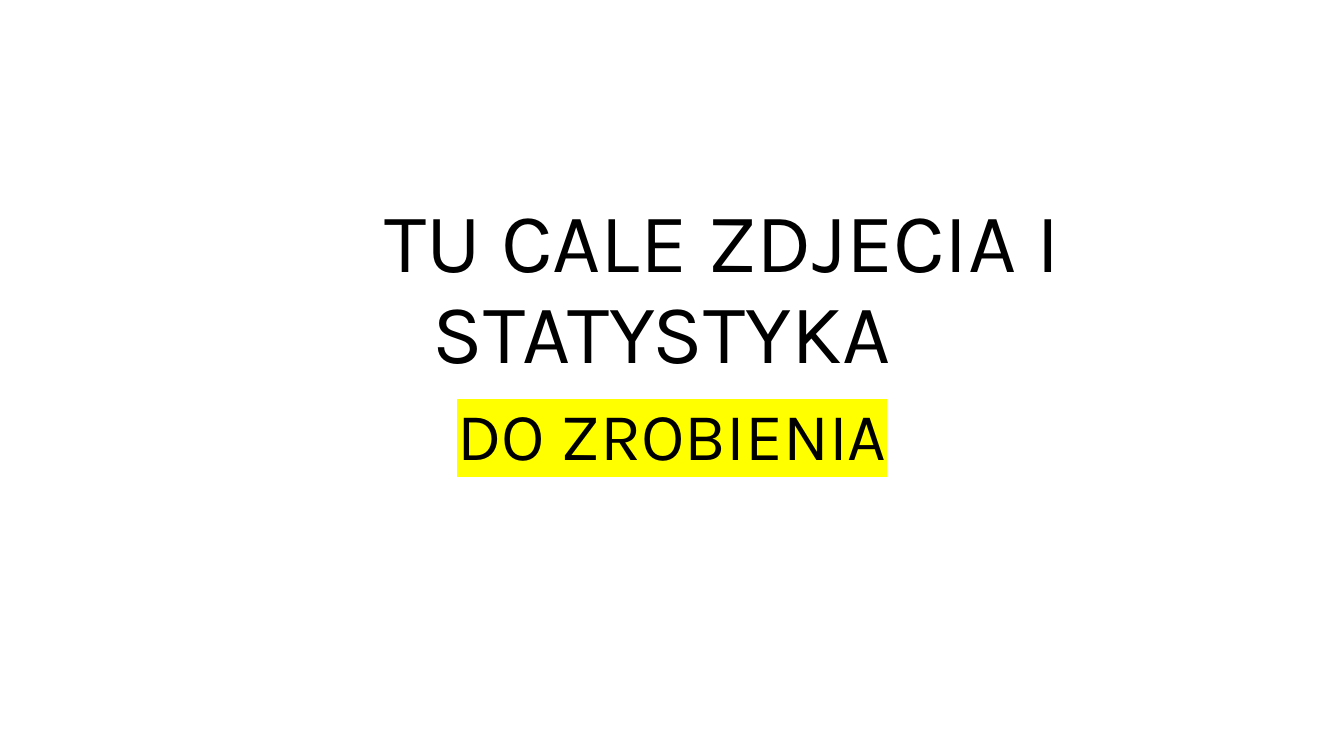
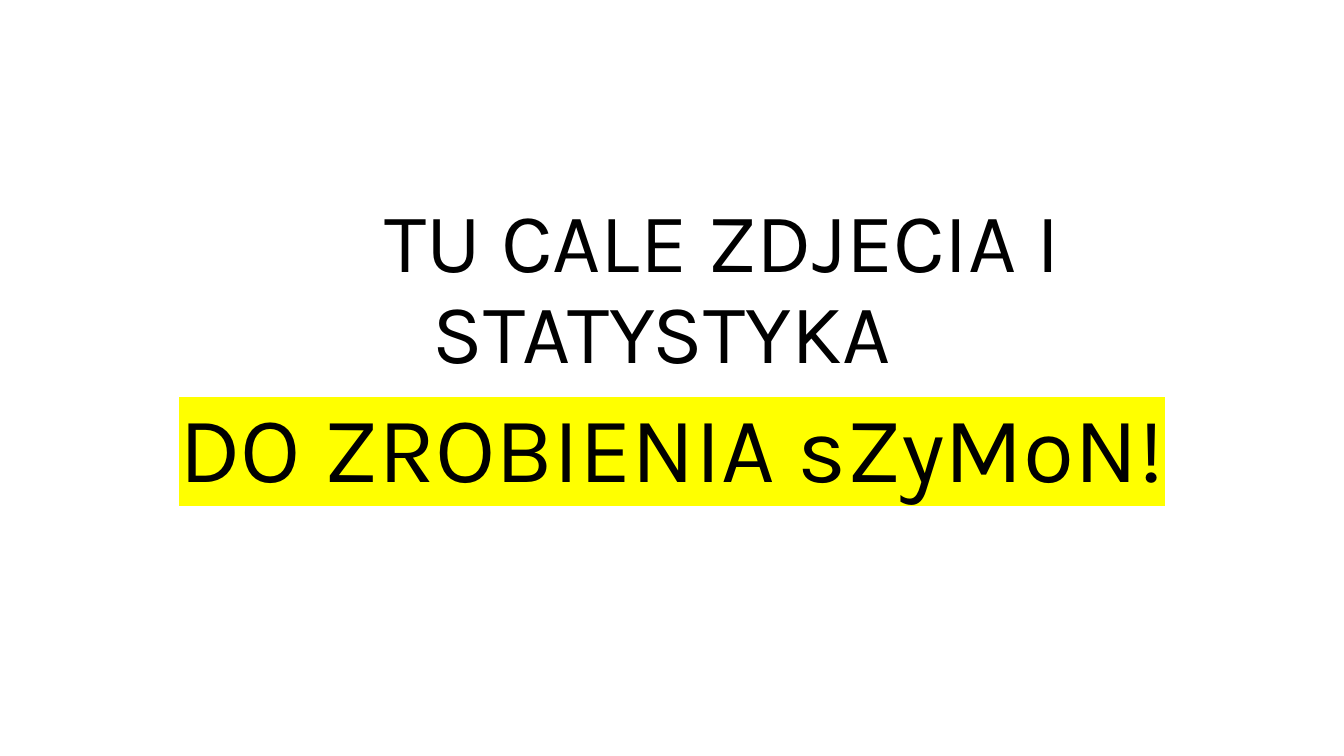
Before and after one commit to Karol-Garbaczewski/Axelrod_model, a slide deck: slide 6 of Model Axelroda prezentacja.pptx (slide 7 before the commit). Drawn at 1344x756 pixels with LibreOffice and Linux fonts; fonts in the diff are those of the drawing. Boxes give left, top, right and bottom in pixels: in the first picture for what was removed or moved away, otherwise in the second. Text is boxed around its words. In the diff, an @@ line names an element or a change of style, - is before the commit and + after.

```diff
--- a/Model Axelroda prezentacja.pptx
+++ b/Model Axelroda prezentacja.pptx
@@ subtitle at bbox=[179, 422, 1164, 505]: text changed; size 48 to 66.6 pt @@
-DO ZROBIENIA
+DO ZROBIENIA sZyMoN!
```
Also in this commit, not shown: 3 other slides changed, 5 slides added, 3 slides removed, 1 other file.
